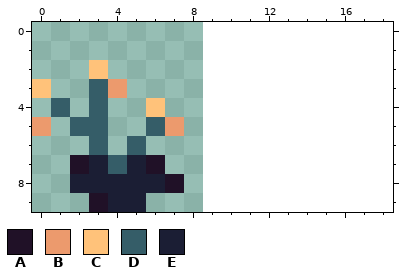
One commit to this pixel-art sprite: images/fleur1.png. The picture above is the old version.
The file is 10x10 pixels. The old version is drawn lined up with the new one, on the new canvas.
Palette (. is transparent): A #201127  B #ec9a6d  C #ffc27a  D #355d68  E #1b1e34
Pixels before, first column x 0:
 2 ...C....
 3 C..DB...
 4 .D.D..C.
 5 B.DD..DB
 6 ...D.D..
 7 ..AEDEA.
 8 ..EEEEEA
 9 ...AEE..
After:
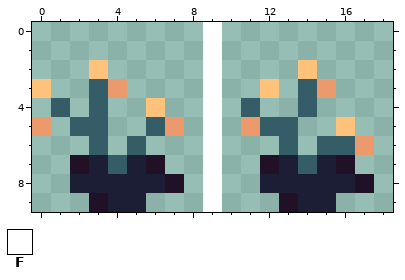
Colours new in this view: F #ffffff
The exact change:
canvas 10x10 -> 19x10, the old top-left corner now at -1,0 (the part of the old canvas that was cut away was empty and is not shown)
Colour A is added in row 7 at x 12 and 16; in row 8 at x 17; in row 9 at x 13.
Colour B is added in row 3 at x 15; in row 5 at x 11; in row 6 at x 17.
Colour C is added in row 2 at x 14; in row 3 at x 12; in row 5 at x 16.
Colour D is added in row 3 at x 14; in row 4 at x 11 and 14; in row 5 at x 12 to 13; in row 6 at x 13 and 15 to 16; in row 7 at x 14.
Colour E is added in row 7 at x 13 and 15; in row 8 at x 12 to 16; in row 9 at x 14 to 15.
Colour F is added in rows 0 to 9 at x 9.
Changed places in both pictures, as pixel boxes (x1, y1, x2, y2):
added: (203, 22, 374, 212)
